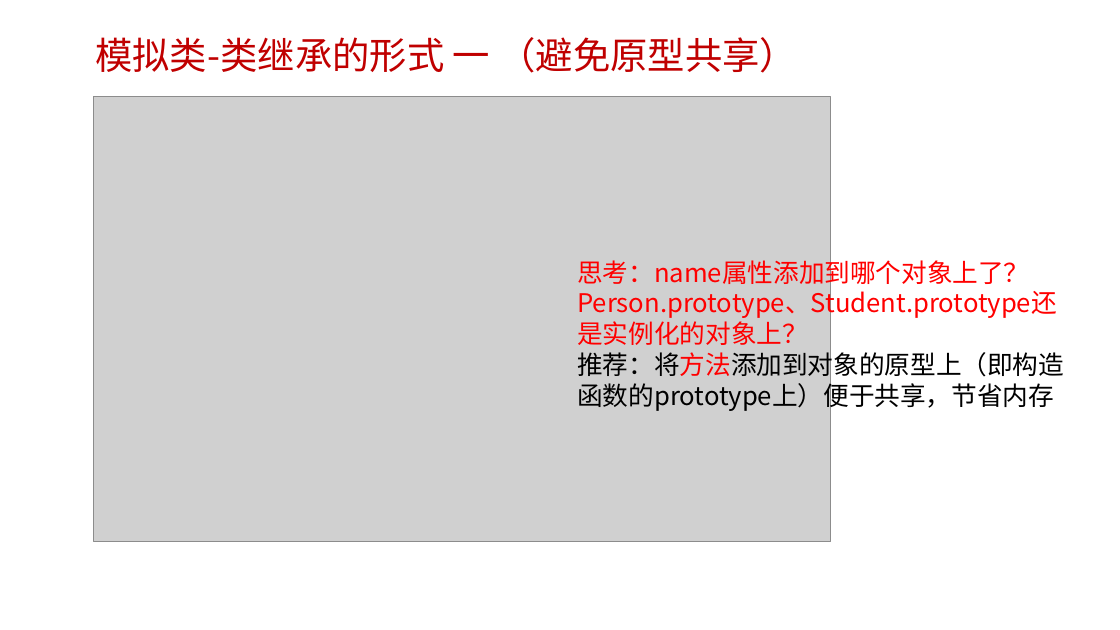
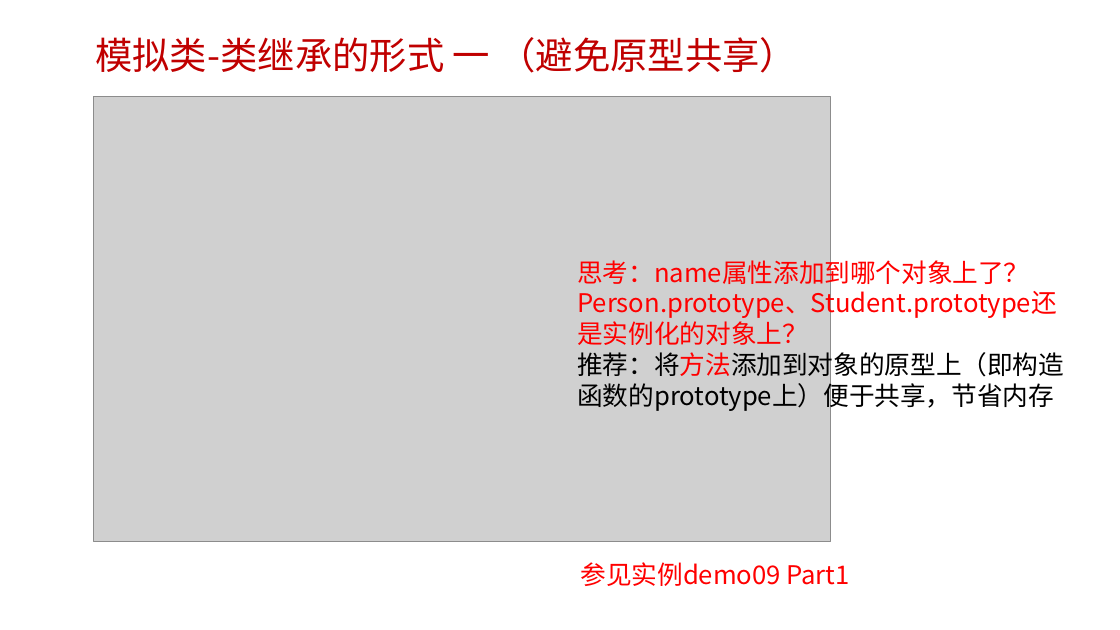
Before and after one commit to edu2act/course-javascript-advanced, a slide deck: slide 22 of 课程PPT/07.JavaScript面向对象编程 一.pptx. Drawn at 1120x630 pixels with LibreOffice and Linux fonts; fonts in the diff are those of the drawing; grey boxes stand for pictures; background and template pictures are left out. Boxes give left, top, right and bottom in pixels: in the first picture for what was removed or moved away, otherwise in the second. Text is boxed around its words. In the diff, an @@ line names an element or a change of style, - is before the commit and + after.

```diff
--- a/课程PPT/07.JavaScript面向对象编程 一.pptx
+++ b/课程PPT/07.JavaScript面向对象编程 一.pptx
@@ text added at (581, 562, 849, 586), 22 pt, text #FF0000 @@
+参见实例demo09 Part1
```
Also in this commit, not shown: 5 other slides changed, 3 slides added, 1 slide removed, 10 other files.
